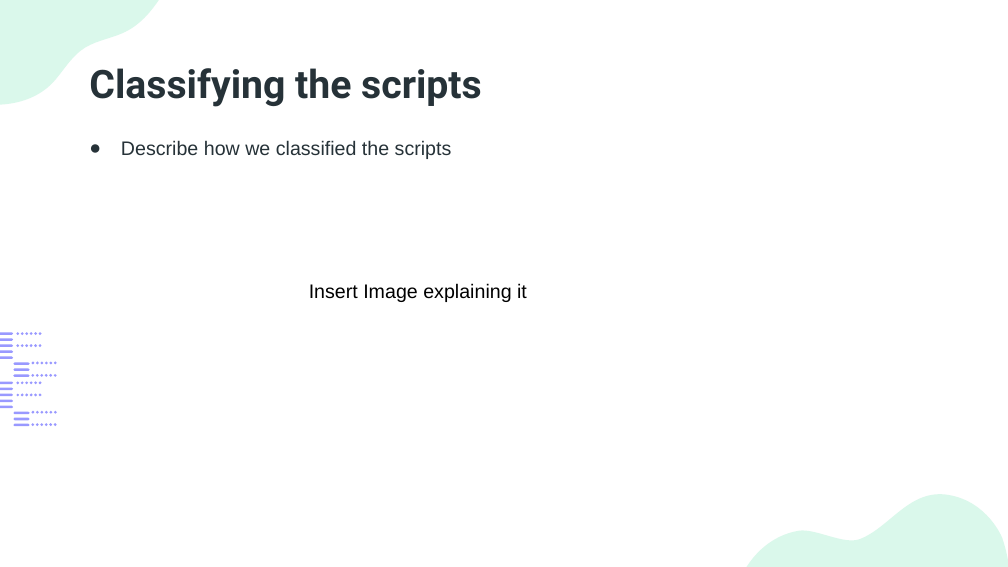
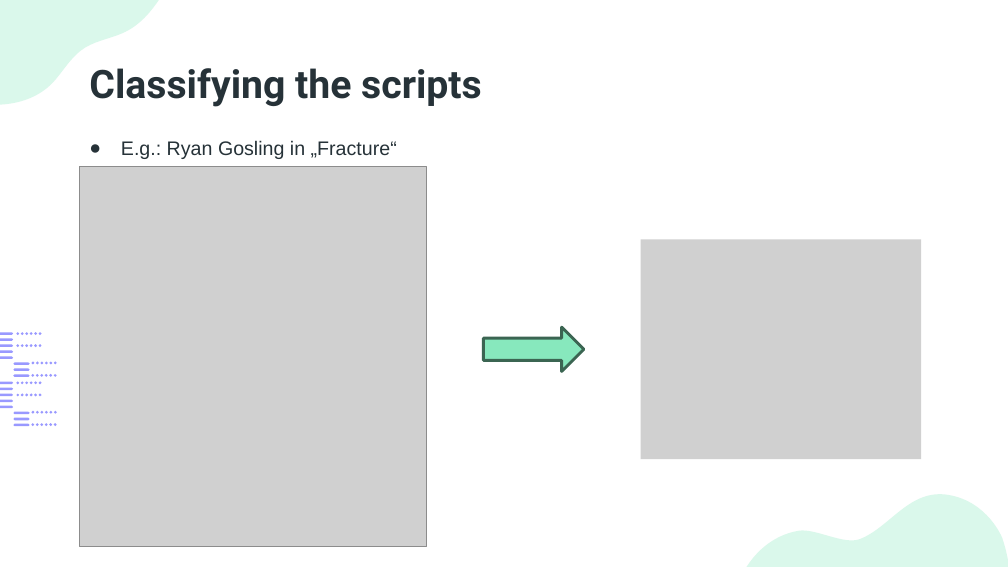
Before and after one commit to InformationRetrieval-Organization/MovieActorRankingSystem, a slide deck: slide 11 of documentation/IR & NLP final presentation.pptx. Drawn at 1008x567 pixels with LibreOffice and Linux fonts; fonts in the diff are those of the drawing; grey boxes stand for pictures. Boxes give left, top, right and bottom in pixels: in the first picture for what was removed or moved away, otherwise in the second. Text is boxed around its words. In the diff, an @@ line names an element or a change of style, - is before the commit and + after.

Commit message:
added script classifying to the presentation

```diff
--- a/documentation/IR & NLP final presentation.pptx
+++ b/documentation/IR & NLP final presentation.pptx
@@ text at (121,140,397,159): text changed @@
-● Describe how we classified the scripts
+● E.g.: Ryan Gosling in „Fracture“
@@ picture added at (80,166,427,546) @@
@@ picture added at (641,240,921,460) @@
@@ text removed at (309,283,527,302) @@
-Insert Image explaining it
@@ right arrow added at (484,327,585,371), fill #87E8BD, outline #3B6653 2 pt @@
```
Also in this commit, not shown: 2 other slides changed, 1 other file.
